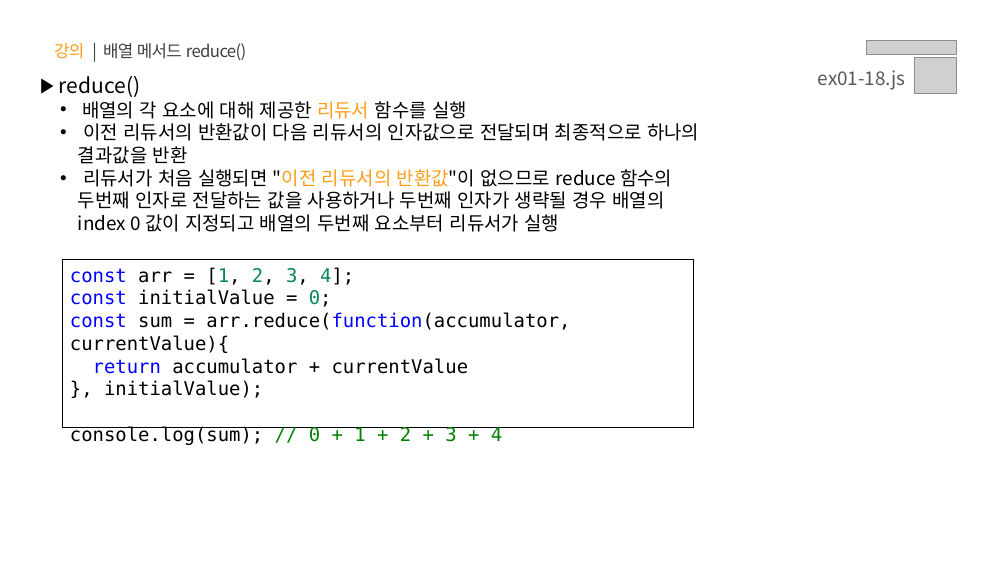
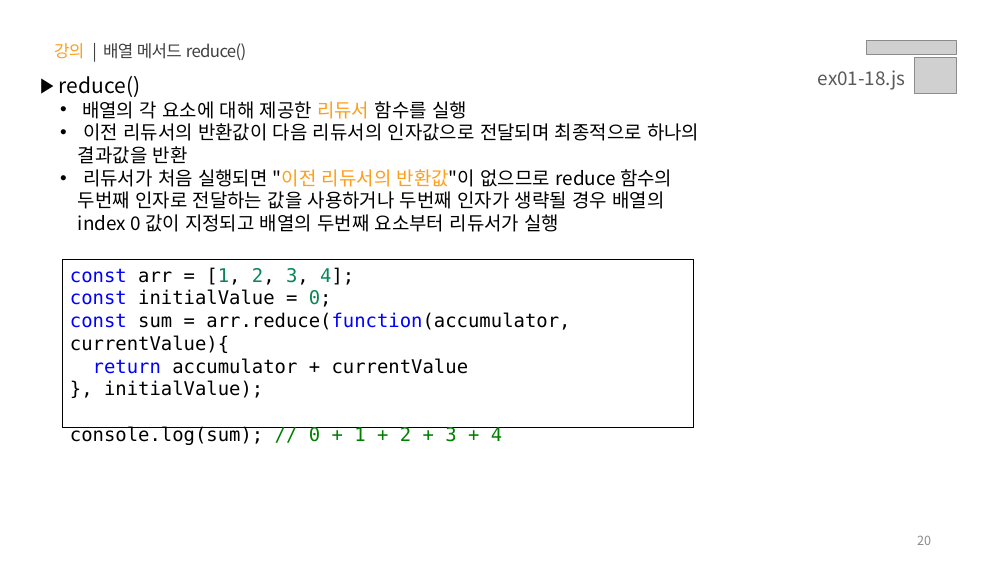
Before and after one commit to s-ja/lion_plus, a slide deck: slide 20 of PPT/01.자바스크립트 - 데이터 타입.pptx. Drawn at 1008x567 pixels with LibreOffice and Linux fonts; fonts in the diff are those of the drawing; grey boxes stand for pictures. Boxes give left, top, right and bottom in pixels: in the first picture for what was removed or moved away, otherwise in the second. Text is boxed around its words. In the diff, an @@ line names an element or a change of style, - is before the commit and + after.

```diff
--- a/PPT/01.자바스크립트 - 데이터 타입.pptx
+++ b/PPT/01.자바스크립트 - 데이터 타입.pptx
@@ page number added at [917, 536, 931, 545], 12 pt, text #8C8C8C @@
+20
```
Also in this commit, not shown: 24 other slides changed.
